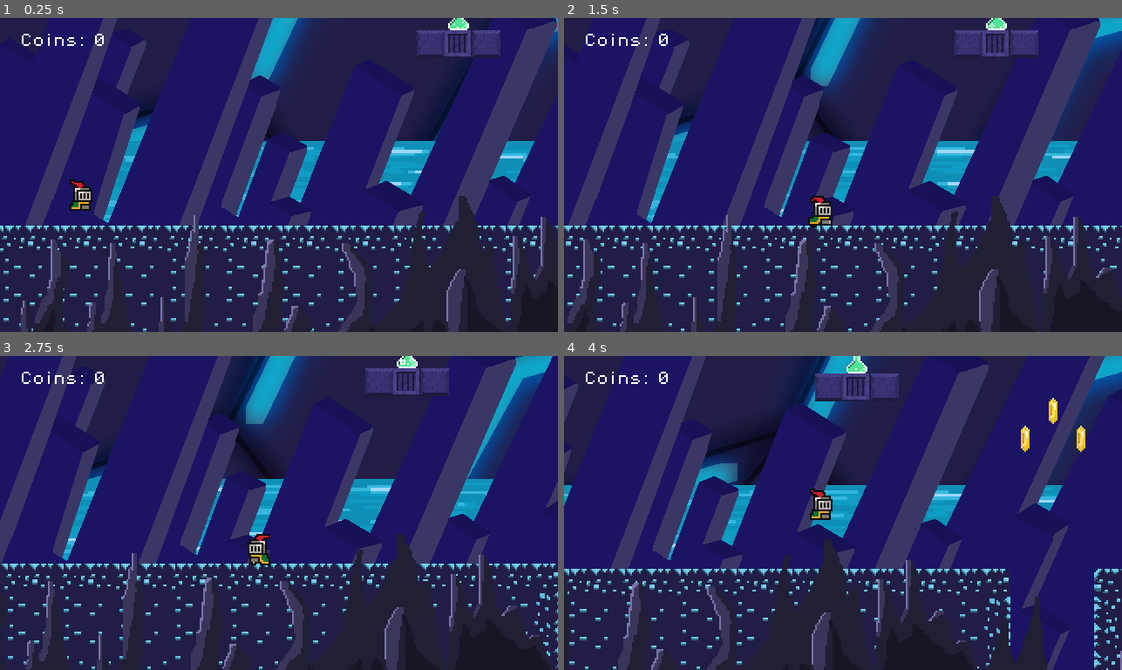
Above: before the commit, frames 1-4 (two rows, left to right).
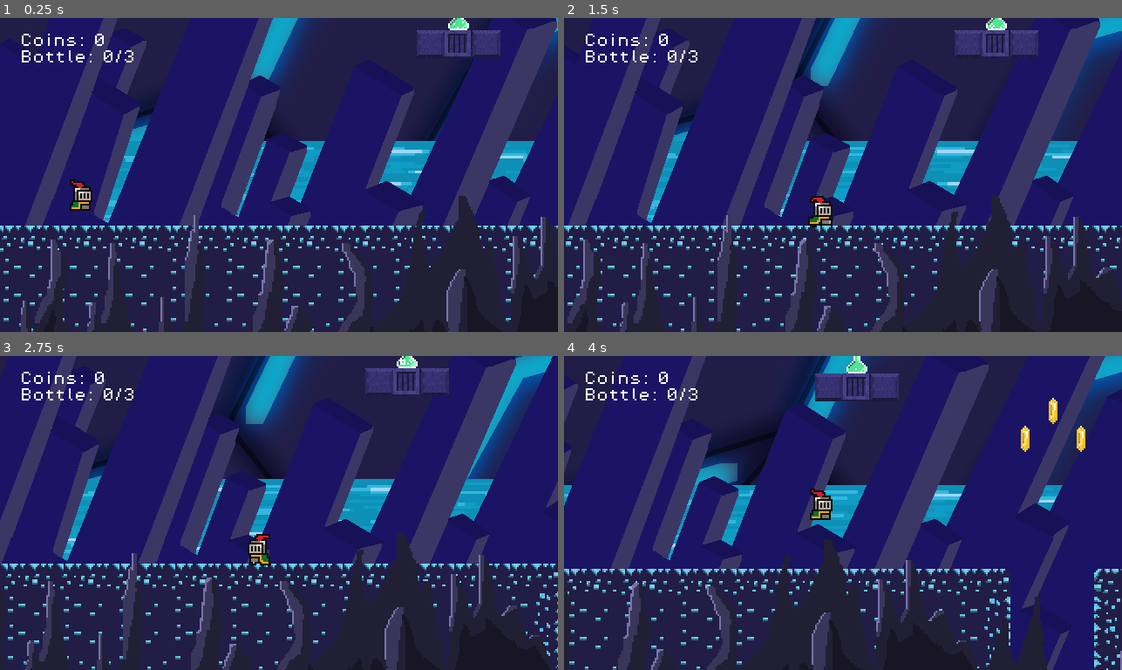
Above: after the commit, the same moments.

Repository: pac-source/wizzindungeons
Game: Godot game, scene res://scenes/game.tscn
The game is run twice, just before and just after one commit, with the same random seed, the same clock (stepped at 60 frames per second) and the same inputs.
Inputs:
- Up to frame 1 (0.25 s): no input
- Up to frame 2 (1.5 s): hold X (dash) 0.53-1.28 s; hold Right (move_right) from 0.53 s (still down); tap Z (jump) at 0.77 s; tap X (dash) at 1.35 s
- Up to frame 3 (2.75 s): tap Z (jump) at 1.52 s; release Right (move_right) at 2.03 s; hold Left (move_left) from 2.03 s (still down); hold X (dash) from 2.03 s (still down)
- Up to frame 4 (4 s): release Left (move_left) at 2.78 s; release X (dash) at 2.78 s; hold Right (move_right) from 2.78 s (still down); tap X (dash) at 2.85 s; tap Z (jump) at 3.02, 3.77 s; hold X (dash) from 3.53 s (still down)

The runs differ from the first frame. In frame 1, 0.2% of the frame differs, in the area x 3-24%, y 10-15%; in frame 2, 0.2%; in frame 3, 0.2%; in frame 4, 0.2%.

Commit message:
bottle counter

Diff:
--- a/scenes/game.tscn
+++ b/scenes/game.tscn
@@ -44,7 +44,8 @@
 offset_top = 178.0
 offset_right = 82.0
 offset_bottom = 186.0
-text = "Coins: 0"
+text = "Coins: 0
+Bottle: 0/3"
 label_settings = SubResource("LabelSettings_u5sy4")
 script = ExtResource("3_iywne")
 
--- a/scenes/powerup.tscn
+++ b/scenes/powerup.tscn
@@ -77,6 +77,45 @@
 "name": &"default",
 "speed": 10.0
 }]
+
+[sub_resource type="Animation" id="Animation_t4g7g"]
+length = 0.001
+tracks/0/type = "value"
+tracks/0/imported = false
+tracks/0/enabled = true
+tracks/0/path = NodePath("AudioStreamPlayer:playing")
+tracks/0/interp = 1
+tracks/0/loop_wrap = true
+tracks/0/keys = {
+"times": PackedFloat32Array(0),
+"transitions": PackedFloat32Array(1),
+"update": 1,
+"values": [false]
+}
+tracks/1/type = "value"
+tracks/1/imported = false
+tracks/1/enabled = true
+tracks/1/path = NodePath("AnimatedSprite2D:visible")
+tracks/1/interp = 1
+tracks/1/loop_wrap = true
+tracks/1/keys = {
+"times": PackedFloat32Array(0),
+"transitions": PackedFloat32Array(1),
+"update": 1,
+"values": [true]
+}
+tracks/2/type = "value"
+tracks/2/imported = false
+tracks/2/enabled = true
+tracks/2/path = NodePath("Area2D/CollisionShape2D:disabled")
+tracks/2/interp = 1
+tracks/2/loop_wrap = true
+tracks/2/keys = {
+"times": PackedFloat32Array(0),
+"transitions": PackedFloat32Array(1),
+"update": 1,
+"values": [false]
+}
 
 [sub_resource type="Animation" id="Animation_pufsy"]
 resource_name = "pickup"
@@ -131,45 +170,6 @@
 }]
 }
 
-[sub_resource type="Animation" id="Animation_t4g7g"]
-length = 0.001
-tracks/0/type = "value"
-tracks/0/imported = false
-tracks/0/enabled = true
-tracks/0/path = NodePath("AudioStreamPlayer:playing")
-tracks/0/interp = 1
-tracks/0/loop_wrap = true
-tracks/0/keys = {
-"times": PackedFloat32Array(0),
-"transitions": PackedFloat32Array(1),
-"update": 1,
-"values": [false]
-}
-tracks/1/type = "value"
-tracks/1/imported = false
-tracks/1/enabled = true
-tracks/1/path = NodePath("AnimatedSprite2D:visible")
-tracks/1/interp = 1
-tracks/1/loop_wrap = true
-tracks/1/keys = {
-"times": PackedFloat32Array(0),
-"transitions": PackedFloat32Array(1),
-"update": 1,
-"values": [true]
-}
-tracks/2/type = "value"
-tracks/2/imported = false
-tracks/2/enabled = true
-tracks/2/path = NodePath("Area2D/CollisionShape2D:disabled")
-tracks/2/interp = 1
-tracks/2/loop_wrap = true
-tracks/2/keys = {
-"times": PackedFloat32Array(0),
-"transitions": PackedFloat32Array(1),
-"update": 1,
-"values": [false]
-}
-
 [sub_resource type="AnimationLibrary" id="AnimationLibrary_arwl4"]
 _data = {
 &"RESET": SubResource("Animation_t4g7g"),
--- a/scripts/death_zone.gd
+++ b/scripts/death_zone.gd
@@ -3,4 +3,5 @@
 
 func _on_area_entered(area: Area2D) -> void:
 	player_variables.coins_collected = 0
+	player_variables.chemical_bottle = 0
 	get_tree().reload_current_scene()
--- a/scripts/hud.gd
+++ b/scripts/hud.gd
@@ -3,4 +3,4 @@
 @onready var hud: Label = $"."
 
 func _process(float) -> void:
-	hud.text = "Coins: " + str(player_variables.coins_collected)
+	hud.text = "Coins: " + str(player_variables.coins_collected) + "\nBottle: " + str(player_variables.chemical_bottle) + "/3"
--- a/scripts/player_variables.gd
+++ b/scripts/player_variables.gd
@@ -2,4 +2,4 @@
 
 var coins_collected = 0
 var player_lives = 3
-var player_game_lives = 5
+var chemical_bottle = 0
--- a/scripts/powerup.gd
+++ b/scripts/powerup.gd
@@ -3,4 +3,5 @@
 @onready var animation_player: AnimationPlayer = $AnimationPlayer
 
 func _on_area_2d_area_entered(area: Area2D) -> void:
+	player_variables.chemical_bottle += 1
 	animation_player.play("pickup")
